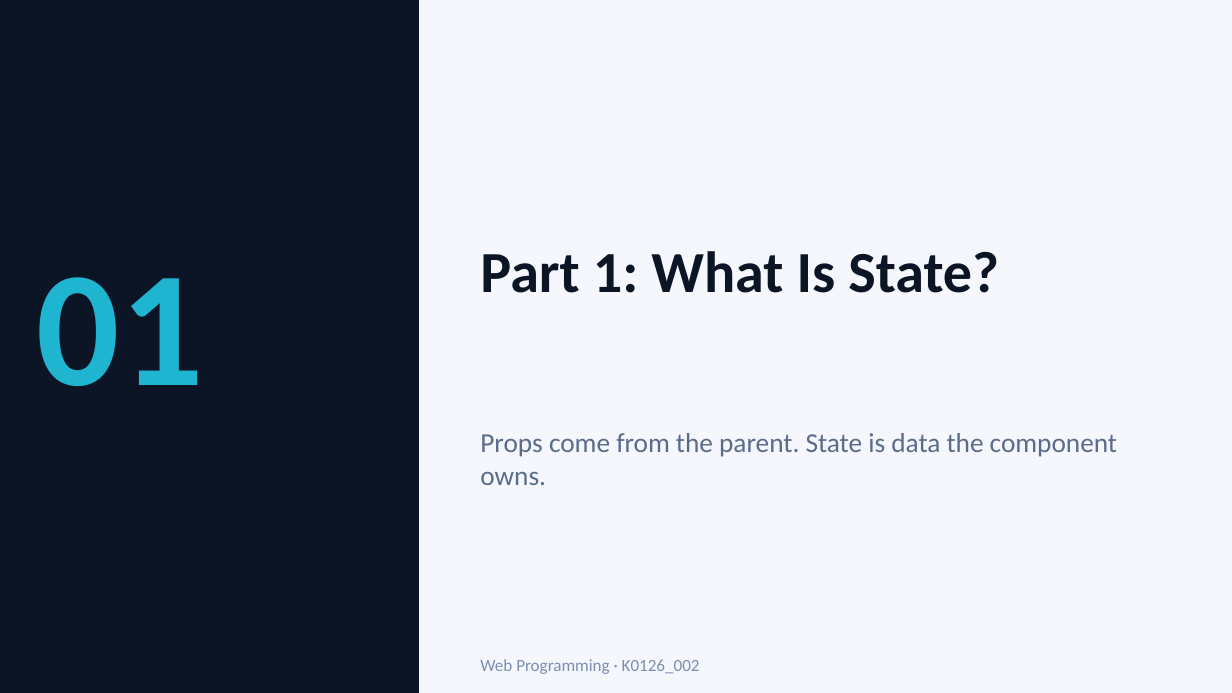
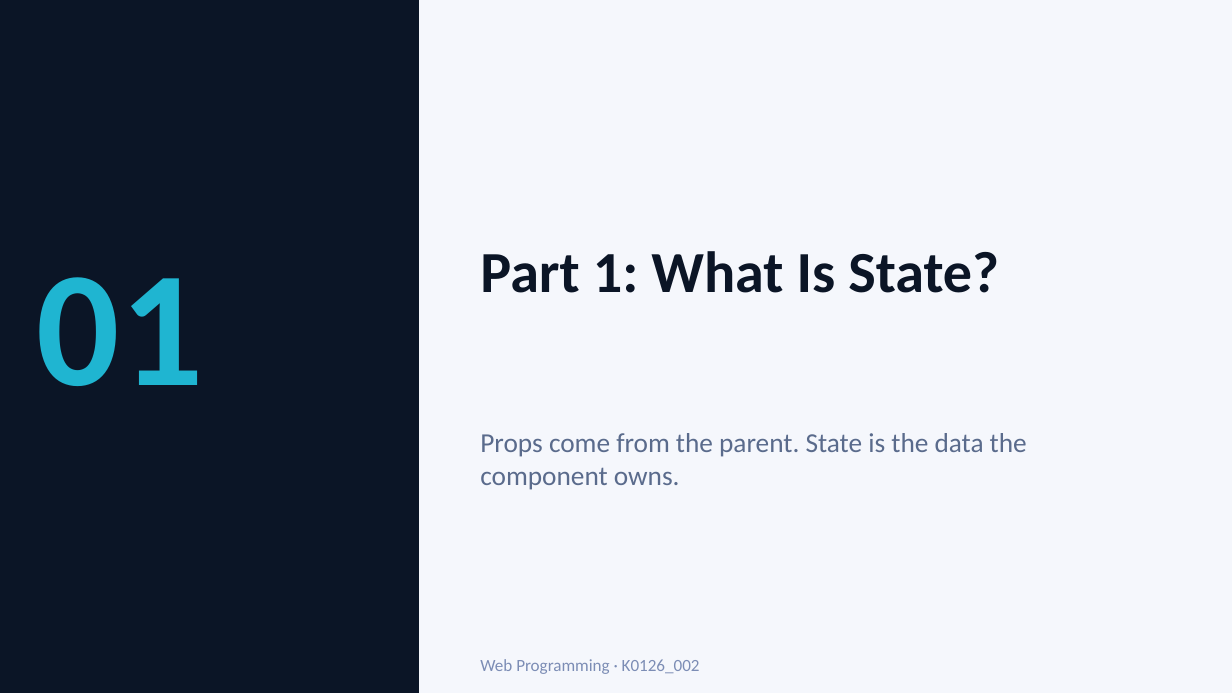
Before and after one commit to muxiddin19/WebPro, a slide deck: slide 3 of week11/WebPro_Week12_Mon_ReactState_v3_quizzes.pptx. Drawn at 1232x693 pixels with LibreOffice and Linux fonts; fonts in the diff are those of the drawing. Boxes give left, top, right and bottom in pixels: in the first picture for what was removed or moved away, otherwise in the second. Text is boxed around its words. In the diff, an @@ line names an element or a change of style, - is before the commit and + after.

```diff
--- a/week11/WebPro_Week12_Mon_ReactState_v3_quizzes.pptx
+++ b/week11/WebPro_Week12_Mon_ReactState_v3_quizzes.pptx
@@ text at bbox=[480, 433, 1027, 490]: text changed @@
-Props come from the parent. State is data the component owns.
+Props come from the parent. State is the data the component owns.
```
Also in this commit, not shown: 1 other file.
